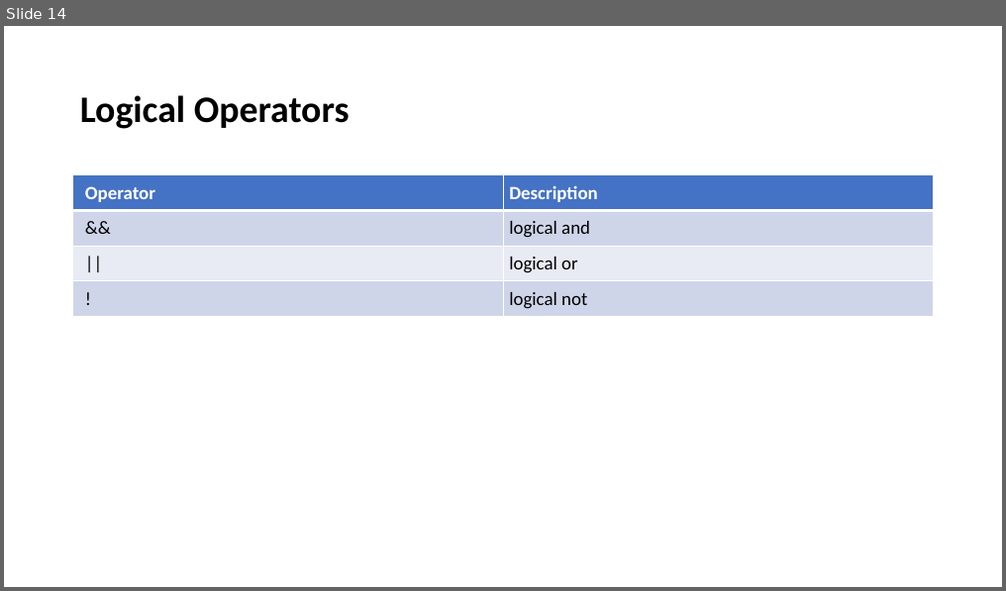
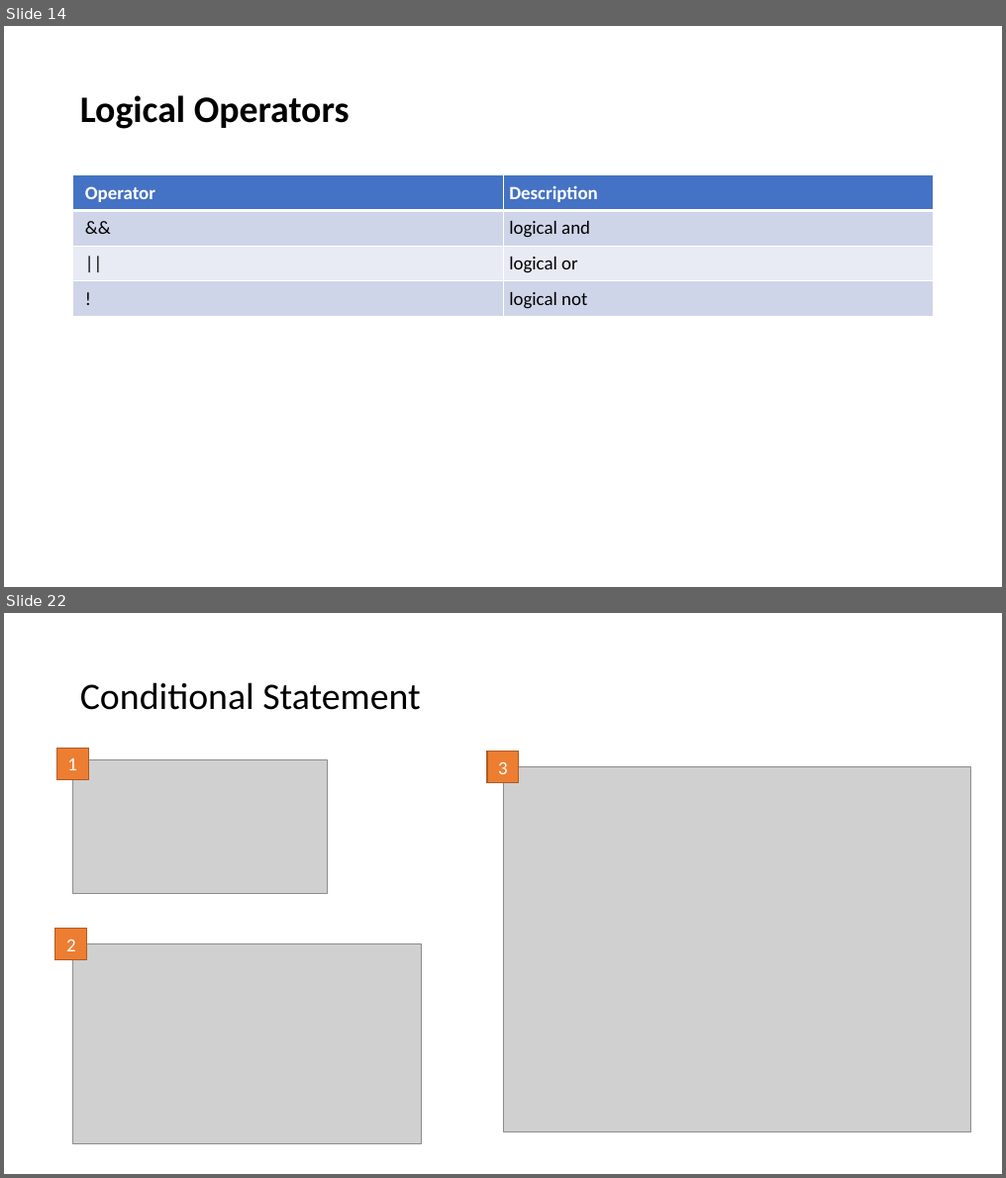
Before and after one commit to yellhtetaung/mmsitbwd4, a slide deck: JavaScript.pptx. Shown one above the other, each under a label of ours: slide 14 before the commit, slides 14 and 22 after it; the slides between them are not shown. The pictures are 1006x591 and 1006x1178 pixels, drawn with LibreOffice and Linux fonts; fonts in the diff are those of the drawing; grey boxes stand for pictures. Boxes give left, top, right and bottom in pixels: in the first picture for what was removed or moved away, otherwise in the second. Text is boxed around its words. In the diff, an @@ line names an element or a change of style, - is before the commit and + after.

```diff
--- a/JavaScript.pptx
+++ b/JavaScript.pptx
@@ slide 22 added at box(4, 613, 1002, 1174), background #FFFFFF @@
@@ title added at box(80, 682, 420, 710), 36 pt, text #000000 @@
+Conditional Statement
@@ rectangle added at box(57, 748, 88, 779), fill #ED7D31, outline #AF5C24 1 pt, 18 pt, text #FFFFFF @@
+1
@@ picture added at box(73, 760, 328, 894) @@
@@ rectangle added at box(487, 752, 519, 783), fill #ED7D31, outline #AF5C24 1 pt, 18 pt, text #FFFFFF @@
+3
@@ picture added at box(503, 767, 971, 1133) @@
@@ rectangle added at box(55, 929, 87, 960), fill #ED7D31, outline #AF5C24 1 pt, 18 pt, text #FFFFFF @@
+2
@@ picture added at box(73, 945, 422, 1145) @@
```
Also in this commit, not shown: 10 other slides added, 7 other files.
